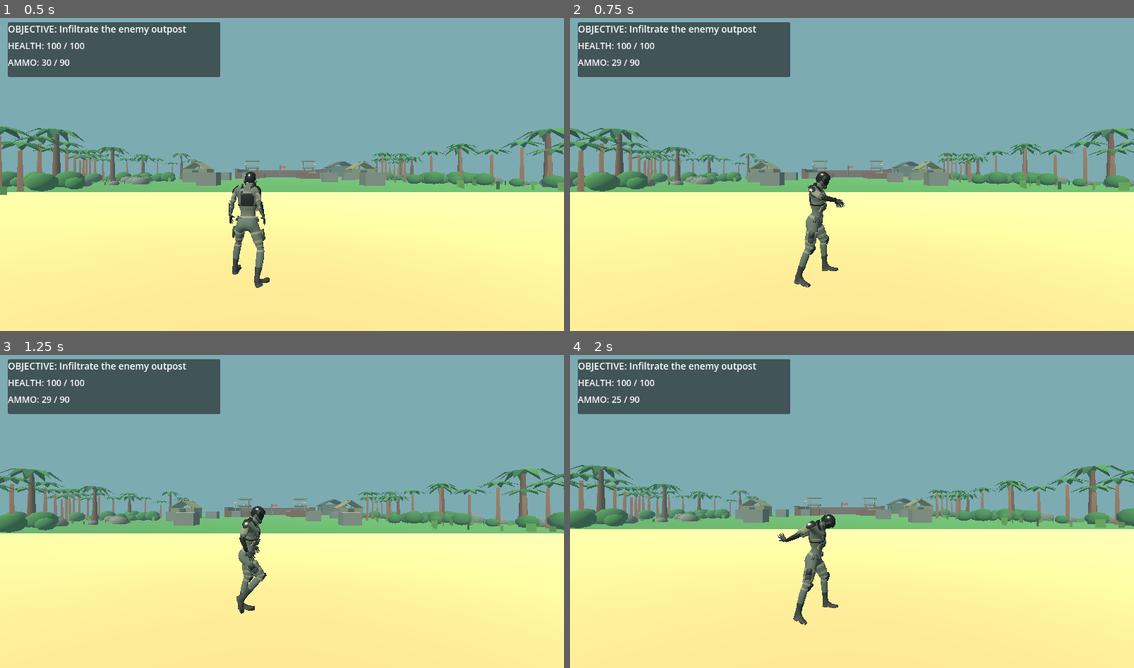
Above: before the commit, frames 1-4 (two rows, left to right).
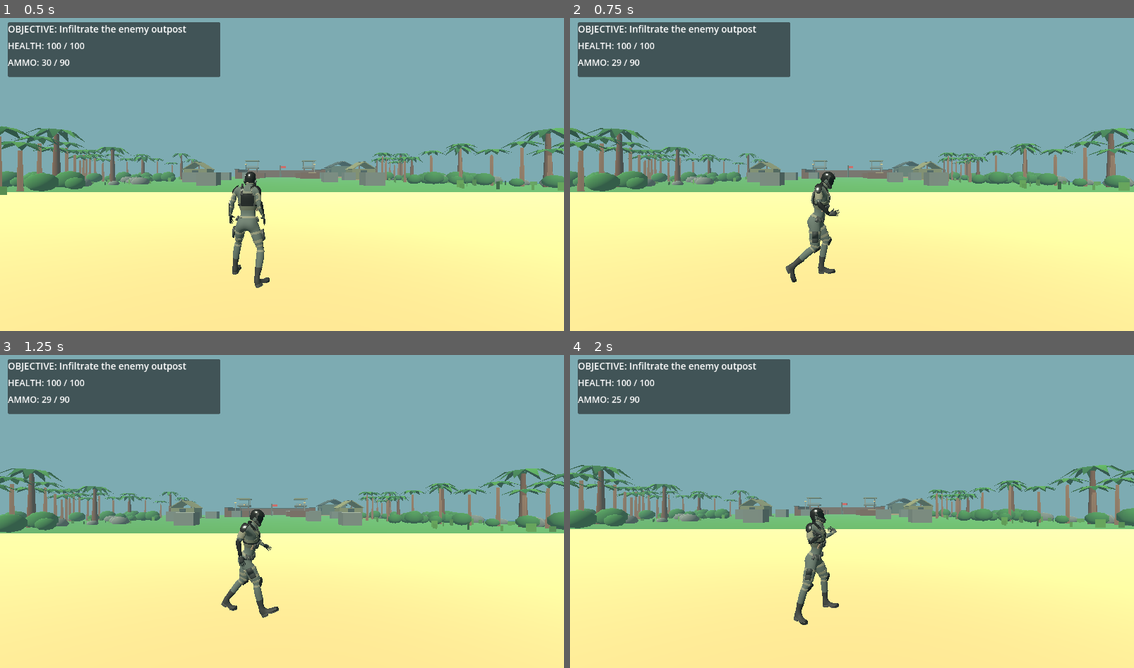
Above: after the commit, the same moments.

Repository: gauravprajapat-23/commando-assesian
Game: Godot game, scene res://scenes/main.tscn
The game is run twice, just before and just after one commit, with the same random seed, the same clock (stepped at 60 frames per second) and the same inputs.
Inputs (mouse positions are in pixels of both pictures, inside the frame that each line leads up to):
- Up to frame 1 (0.5 s): no input
- Up to frame 2 (0.75 s): tap Enter at 0.5 s; move the mouse to (976, 155) at 0.52 s; hold D from 0.53 s (still down); tap 1 at 0.6 s; click (976, 155) at 0.67 s
- Up to frame 3 (1.25 s): keep holding D; tap Space at 0.77 s
- Up to frame 4 (2 s): release D at 1.25 s; drag from (739, 524) to (823, 574) at 1.27 s

Frame 1 is identical in both runs. In frame 2, 1.0% of the frame differs, in the area x 38-49%, y 49-87%; in frame 3, 1.1%, in the area x 39-50%, y 48-85%; in frame 4, 0.5%.

Commit message:
Stop full-body shoot animation from repeatedly interrupting walk and sprint

Diff:
--- a/scripts/player/commando_visual.gd
+++ b/scripts/player/commando_visual.gd
@@ -181,9 +181,12 @@
     if has_died:
         return
     if action == "fire":
-        action_timer = 0.15
         fallback_fire = 0.15
-        _play_clip("fire", 0.08)
+        # A full-body Shoot clip interrupts running every 0.12s at weapon
+        # fire rate; avoid re-blending locomotion for each moving shot.
+        if last_move_strength < 0.15 and not _reloading_action:
+            action_timer = 0.12
+            _play_clip("fire", 0.06)
     elif action == "reload":
         fallback_reload = 1.0
         _reloading_action = true
@@ -351,6 +354,7 @@
     _box(weapon, "Optic", Vector3(0, 0.11, -0.20), Vector3(0.075, 0.075, 0.16), GLASS)
 
 func animate_character(delta: float, move_strength: float, sprinting: bool, aiming: bool, crouching: bool, dead: bool, reloading: bool = false) -> void:
+    last_move_strength = move_strength
     if imported_model != null:
         _animate_imported(delta, move_strength, sprinting, aiming, crouching, dead, reloading)
         return
